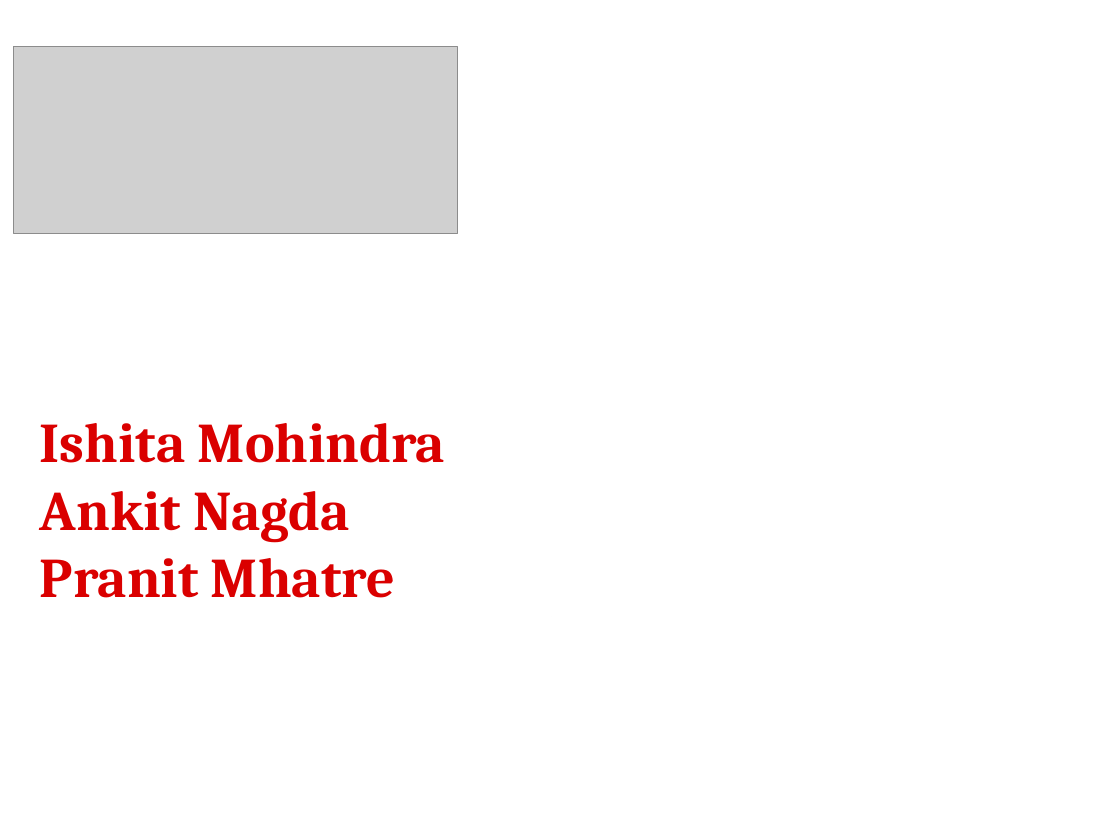
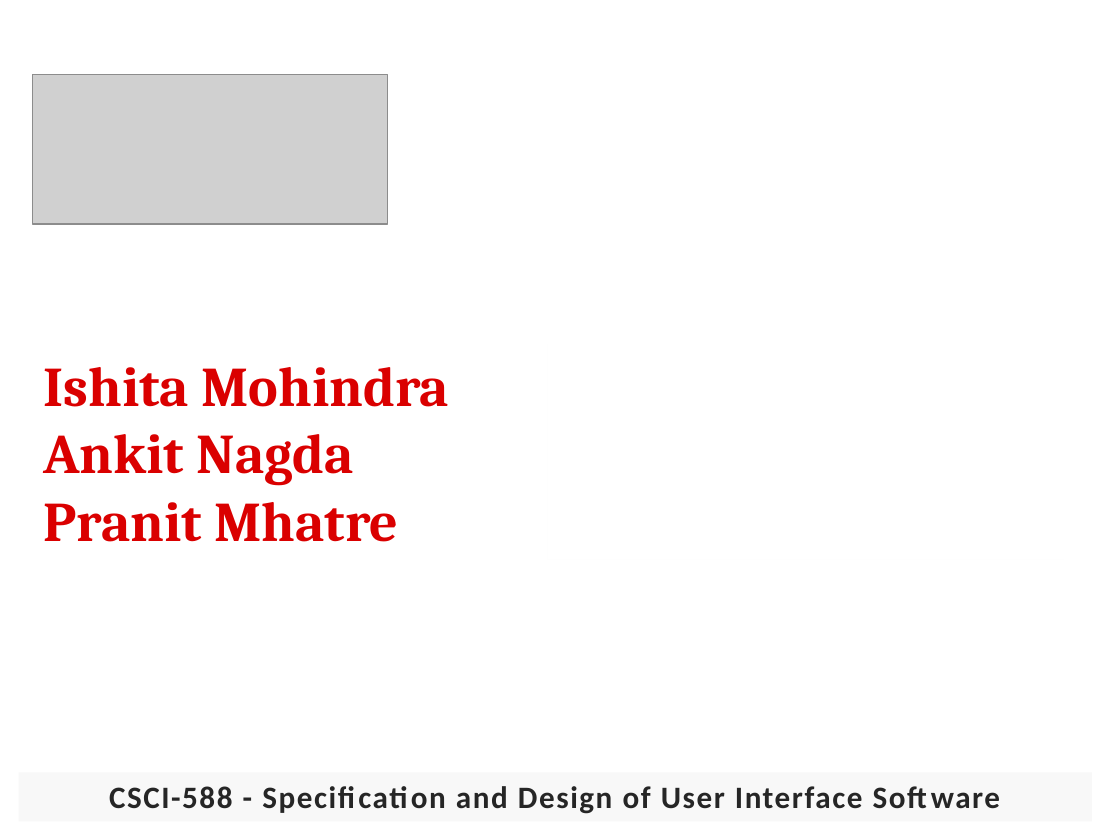
Before and after one commit to pranit22/BookMyTable, a slide deck: slide 1 of documents/588_6_demo ppt2.pptx. Drawn at 1120x840 pixels with LibreOffice and Linux fonts; fonts in the diff are those of the drawing; grey boxes stand for pictures; background and template pictures are left out. Boxes give left, top, right and bottom in pixels: in the first picture for what was removed or moved away, otherwise in the second. Text is boxed around its words. In the diff, an @@ line names an element or a change of style, - is before the commit and + after.

Commit message:
More changes

```diff
--- a/documents/588_6_demo ppt2.pptx
+++ b/documents/588_6_demo ppt2.pptx
@@ picture: place and size @@
-picture at bbox=[13, 47, 457, 234]
+picture at bbox=[32, 74, 388, 224]
@@ text "Ishita Mohindra": place and size @@
-text "Ishita Mohindra" at bbox=[40, 423, 445, 598]
+text "Ishita Mohindra" at bbox=[44, 367, 448, 542]
@@ rectangle added at bbox=[19, 773, 1092, 822], fill #F2F2F2 at 50% opacity, 20 pt, text #262626, bold @@
+CSCI-588 - Specification and Design of User Interface Software
```
Also in this commit, not shown: 15 slides added.
